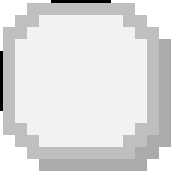
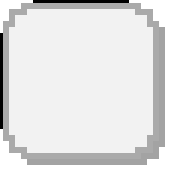
Layers edited between the first and the second (174, 174) image:
painted on "9patch" over [0, 0, 129, 129]
"Shadow": opacity 66% → 72%, painted on it over [27, 27, 171, 171]
painted on "Fill" over [9, 9, 153, 153]
painted on "Border" over [3, 3, 159, 159]
